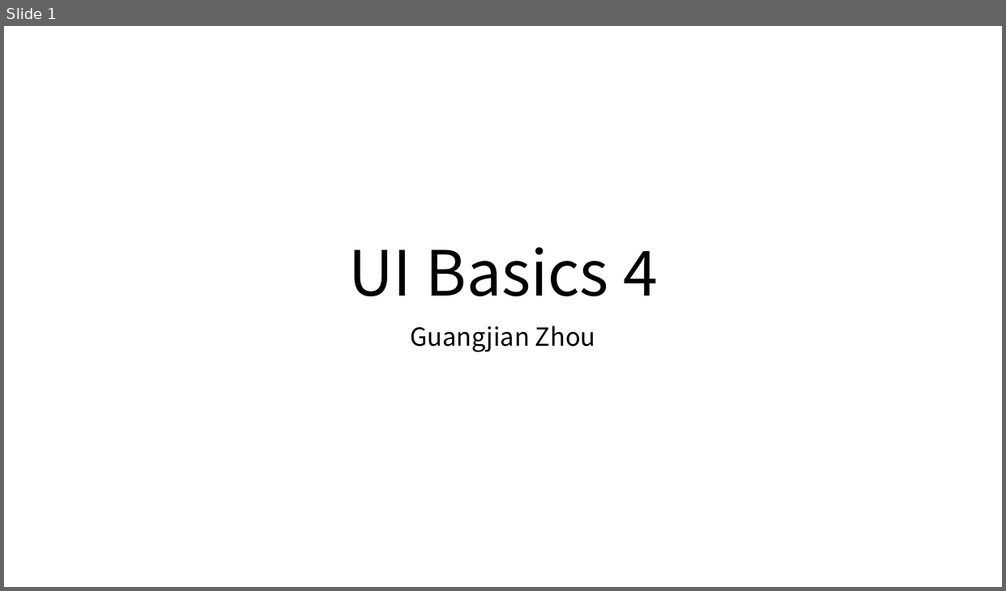
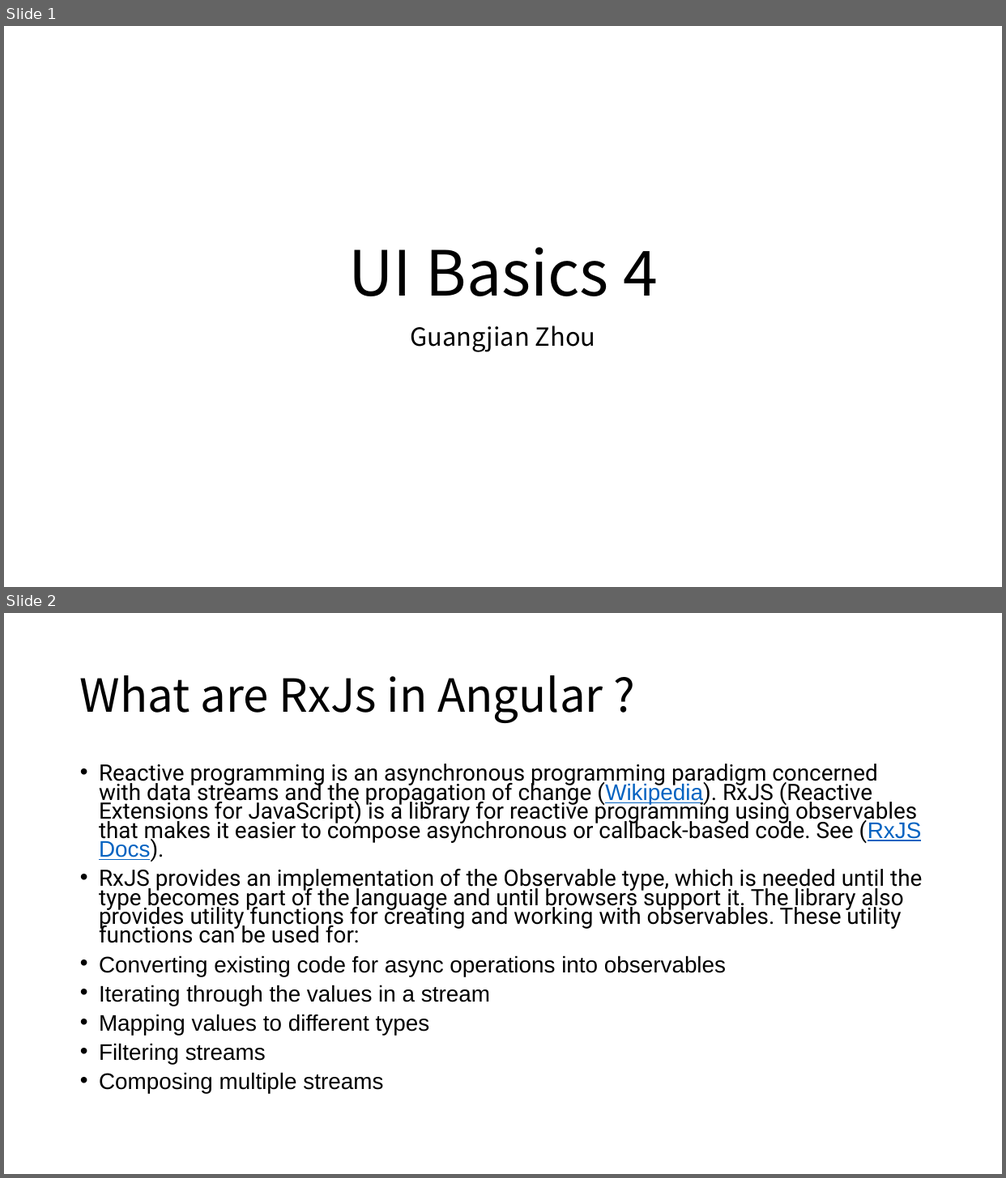
Before and after one commit to Marvioo/Cogent, a slide deck: Java Basics/UI Basics 4.pptx. Shown one above the other, each under a label of ours: slide 1 before the commit, slides 1 and 2 after it. The pictures are 1006x591 and 1006x1178 pixels, drawn with LibreOffice and Linux fonts; fonts in the diff are those of the drawing. Boxes give left, top, right and bottom in pixels: in the first picture for what was removed or moved away, otherwise in the second. Text is boxed around its words. In the diff, an @@ line names an element or a change of style, - is before the commit and + after.

Commit message:
updated

```diff
--- a/Java Basics/UI Basics 4.pptx
+++ b/Java Basics/UI Basics 4.pptx
@@ slide 2 added at bbox=[4, 613, 1002, 1174], background #FFFFFF @@
@@ title added at bbox=[80, 675, 603, 723], 44 pt, text #000000 @@
+What are RxJs in Angular ?
@@ text added at bbox=[99, 764, 922, 1094], 21.7 pt, text #000000 @@
+• Reactive programming is an asynchronous programming paradigm concerned with data streams and the propagation of change (Wikipedia). RxJS (Reactive Extensions for JavaScript) is a library for reactive programming using observables that makes it easier to compose asynchronous or callback-based code. See (RxJS Docs).
+• RxJS provides an implementation of the Observable type, which is needed until the type becomes part of the language and until browsers support it. The library also provides utility functions for creating and working with observables. These utility functions can be used for:
+• Converting existing code for async operations into observables
+• Iterating through the values in a stream
+• Mapping values to different types
+• Filtering streams
+• Composing multiple streams
```
Also in this commit, not shown: 16 other slides added.
